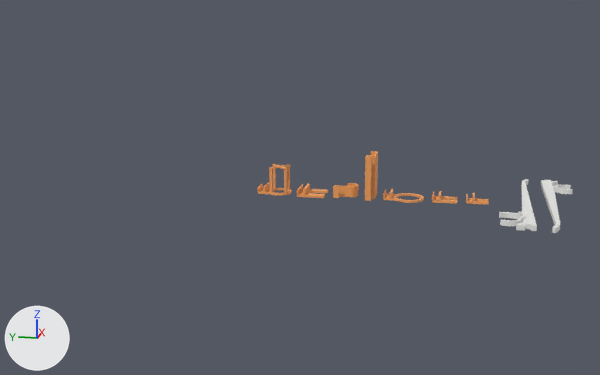
The glTF model docs/models/bathroom_trazo_piezas.glb, before and after one commit.
The view is the same before and after, from a 50 mm camera at (-1.325, 0.181, 0.342) aimed at (-0.002, 0.446, 0.011). Every picture has the same lights, and +X, +Y and +Z are marked at lower left. The first picture is the older version.

Objects in the first picture: 'jinete_colonia', 'jinete_oralb', 'trazo_derecha', 'trazo_izquierda' and 5 more.
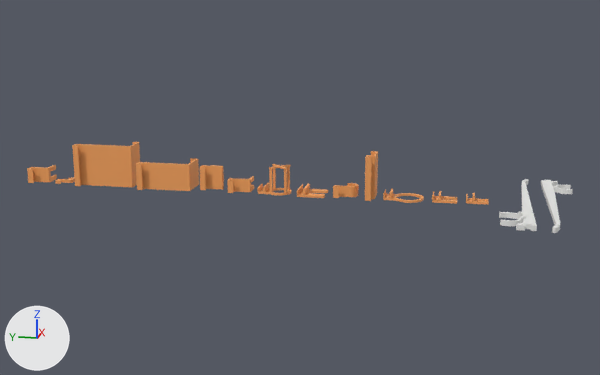
Changed parts and their boxes [x1, y1, x2, y2] in the pictures (600 x 375 px):
'jinete_colonia_bajo', added (orange)
    after: [72, 142, 140, 187]
'jinete_desodorante_bajo', added (orange)
    after: [136, 158, 199, 191]
'jinete_pasta_bajo', added (orange)
    after: [200, 165, 224, 190]
'jinete_oralb_bajo', added (orange)
    after: [27, 165, 57, 183]
'jinete_cepillo_bajo', added
    after: [227, 176, 254, 193]
'jinete_pelo_bajo', added
    after: [55, 177, 75, 184]

The change in detail:
Mesh me_jinete_oralb_bajo is new.
It has 96 vertices, 188 faces and spans x -0.0187..0.0187, y 0.8958..0.931, z 0.0..0.026.
It uses material mat_material_1 (orange #f6a45d).
Mesh me_jinete_pelo_bajo is new.
It has 278 vertices, 552 faces and spans x -0.0139..0.0139, y 0.8536..0.8818, z 0.0..0.0055.
It uses material mat_material_1 (orange #f6a45d).
Mesh me_jinete_colonia_bajo is new.
It has 164 vertices, 324 faces and spans x -0.0247..0.0247, y 0.7374..0.8396, z 0.0..0.072.
It uses material mat_material_1 (orange #f6a45d).
Mesh me_jinete_desodorante_bajo is new.
It has 162 vertices, 320 faces and spans x -0.0302..0.0302, y 0.6322..0.7234, z 0.0..0.046.
It uses material mat_material_1 (orange #f6a45d).
Mesh me_jinete_pasta_bajo is new.
It has 130 vertices, 256 faces and spans x -0.0084..0.0084, y 0.581..0.6182, z 0.0..0.04.
It uses material mat_material_1 (orange #f6a45d).
Mesh me_jinete_cepillo_bajo is new.
It has 94 vertices, 184 faces and spans x -0.0177..0.0177, y 0.5298..0.567, z 0.0..0.022.
It uses material mat_material_1 (orange #f6a45d).
Object 'jinete_oralb_bajo' (ob_jinete_oralb_bajo) is new; it shows me_jinete_oralb_bajo.
Its location is (0.0, 0.0, 0.0).
Object 'jinete_pelo_bajo' (ob_jinete_pelo_bajo) is new; it shows me_jinete_pelo_bajo.
Its location is (0.0, 0.0, 0.0).
Object 'jinete_colonia_bajo' (ob_jinete_colonia_bajo) is new; it shows me_jinete_colonia_bajo.
Its location is (0.0, 0.0, 0.0).
Object 'jinete_desodorante_bajo' (ob_jinete_desodorante_bajo) is new; it shows me_jinete_desodorante_bajo.
Its location is (0.0, 0.0, 0.0).
Object 'jinete_pasta_bajo' (ob_jinete_pasta_bajo) is new; it shows me_jinete_pasta_bajo.
Its location is (0.0, 0.0, 0.0).
Object 'jinete_cepillo_bajo' (ob_jinete_cepillo_bajo) is new; it shows me_jinete_cepillo_bajo.
Its location is (0.0, 0.0, 0.0).
